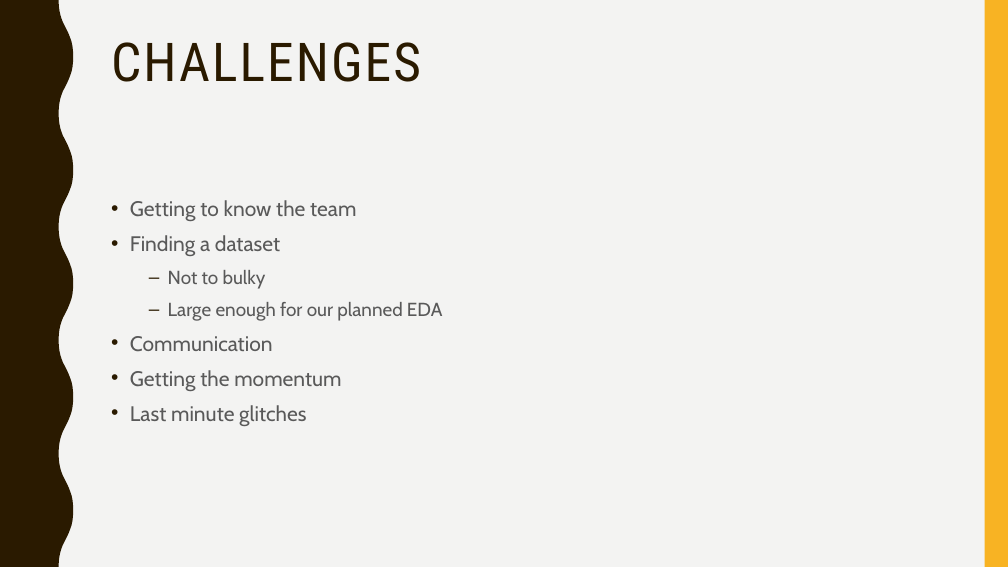
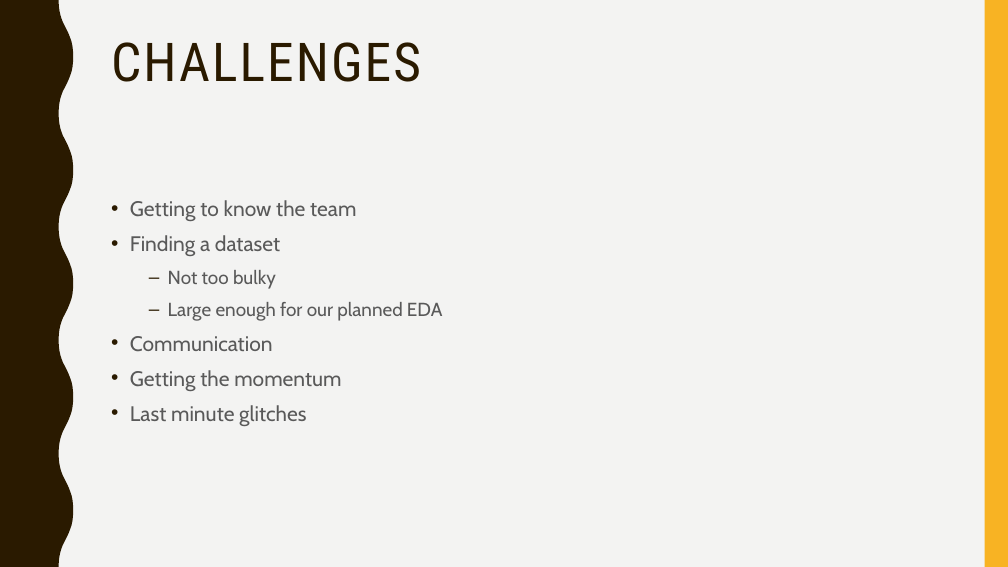
Before and after one commit to write2sushma/Capstone-14, a slide deck: slide 5 of TeamPresentation.pptx. Drawn at 1008x567 pixels with LibreOffice and Linux fonts; fonts in the diff are those of the drawing. Boxes give left, top, right and bottom in pixels: in the first picture for what was removed or moved away, otherwise in the second. Text is boxed around its words. In the diff, an @@ line names an element or a change of style, - is before the commit and + after.

Commit message:
Fixed typo

```diff
--- a/TeamPresentation.pptx
+++ b/TeamPresentation.pptx
@@ text at (168,270,276,289): text changed @@
-  – Not to bulky
+  – Not too bulky
```
